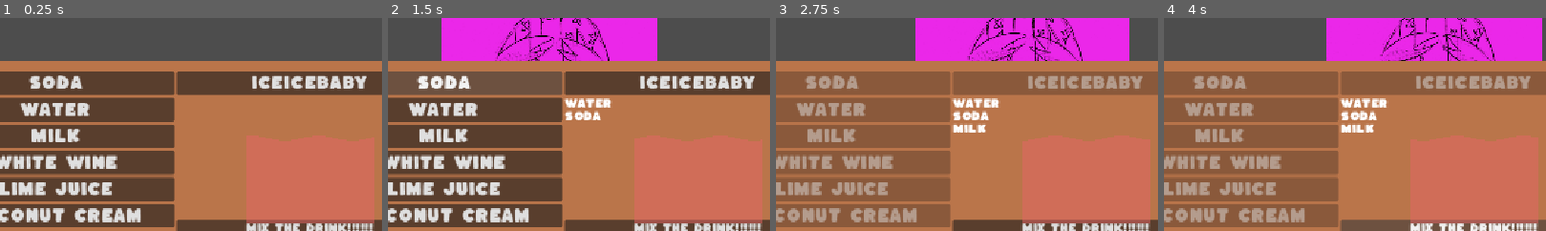
Above: before the commit, frames 1-4 (left to right).
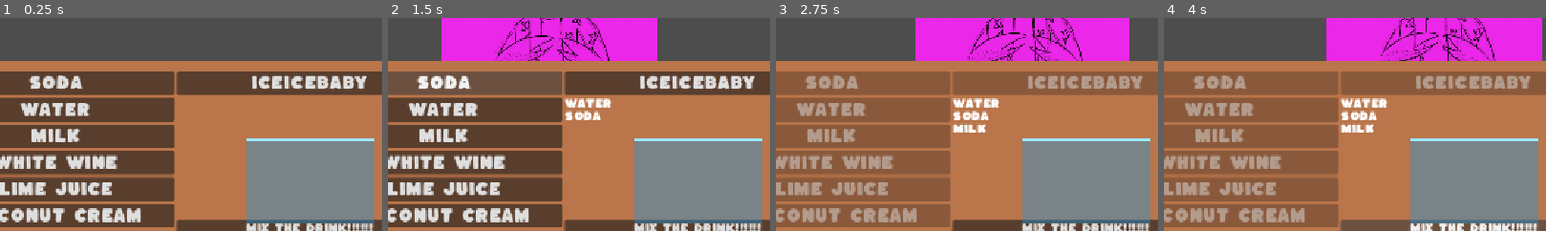
Above: after the commit, the same moments.

Repository: scumpiest/scammy-drink
Game: Godot game, scene res://scenes/crafting/counter_ui.tscn
The game is run twice, just before and just after one commit, with the same random seed, the same clock (stepped at 60 frames per second) and the same inputs. The engine's default icon, where the game draws it, is replaced by a stand-in: a white triangle on a blue panel in a dark square.
Inputs:
- Up to frame 1 (0.25 s): no input
- Up to frame 2 (1.5 s): click "Water" at 0.5 s; click "Soda" at 1.25 s
- Up to frame 3 (2.75 s): click "Milk" at 2 s
- Up to frame 4 (4 s): click "MIX THE DRINK!!!!!!" at 2.75 s; click "MIX THE DRINK!!!!!!" at 3.5 s
The pictures show only the part of the screen within x 10-60%, y 36-86%; the shares and areas given below are measured in that part.

The runs differ from the first frame. In frame 1, 13% of the frame differs, in the area x 64-98%, y 56-97%; in frame 2, 13%; in frame 3, 13%; in frame 4, 13%.

Commit message:
feat: change to different shader

Diff:
--- a/scenes/crafting/counter_ui.tscn
+++ b/scenes/crafting/counter_ui.tscn
@@ -1,7 +1,7 @@
 [gd_scene format=3 uid="uid://omqlt0501aof"]
 
-[ext_resource type="Script" uid="uid://cex85w4jk50o1" path="res://counter_ui.gd" id="1_pblyx"]
-[ext_resource type="PackedScene" uid="uid://baq4fejjo54v3" path="res://scenes/crafting_counter.tscn" id="2_05df7"]
+[ext_resource type="Script" uid="uid://cex85w4jk50o1" path="res://scenes/crafting/counter_ui.gd" id="1_pblyx"]
+[ext_resource type="PackedScene" uid="uid://baq4fejjo54v3" path="res://scenes/crafting/crafting_counter.tscn" id="2_05df7"]
 [ext_resource type="PackedScene" uid="uid://x6l2s2cjh6tm" path="res://scenes/customers/crabby.tscn" id="2_ccn5l"]
 [ext_resource type="AudioStream" uid="uid://x5pn66qvwi4a" path="res://assets/Bossa Nova Beach.mp3" id="4_ccn5l"]
 
--- a/scenes/crafting/crafting_counter.tscn
+++ b/scenes/crafting/crafting_counter.tscn
@@ -9,6 +9,7 @@
 [ext_resource type="PackedScene" uid="uid://c4yt7p2mqsnx6" path="res://scenes/ingredients/buttons/orange_button.tscn" id="6_orange"]
 [ext_resource type="PackedScene" uid="uid://dk3w8f5rqhyn4" path="res://scenes/ingredients/buttons/pineapple_button.tscn" id="7_pineapple"]
 [ext_resource type="PackedScene" uid="uid://bm7v4yatnqkp2" path="res://scenes/ingredients/buttons/strawberry_button.tscn" id="8_strawberry"]
+[ext_resource type="PackedScene" uid="uid://cdfb52o54jm78" path="res://shaders[EXPERIMENTAL]/water.tscn" id="10_3njbq"]
 
 [sub_resource type="StyleBoxFlat" id="StyleBoxFlat_pblyx"]
 bg_color = Color(0.7277993, 0.45740324, 0.2903557, 1)
@@ -131,6 +132,9 @@
 [node name="Strawberry" parent="MarginContainer/HBoxContainer/FruitContainer/HBoxContainer3" unique_id=945151062 instance=ExtResource("8_strawberry")]
 layout_mode = 2
 
+[node name="Water" parent="." unique_id=178643531 instance=ExtResource("10_3njbq")]
+position = Vector2(848, 108)
+
 [node name="GlassIngredients" type="Node" parent="." unique_id=1537012552]
 
 [connection signal="pressed" from="MarginContainer/HBoxContainer/FluidContainer/Soda" to="." method="_on_soda_pressed"]
--- a/shaders[EXPERIMENTAL]/glass.gd
+++ b/shaders[EXPERIMENTAL]/glass.gd
@@ -10,7 +10,9 @@
 @export var float_force: float = 380.0
 @export var water_damp: float = 4.5
 
-var fill_level: float = 0.0
+var current_fill : float = 0.5
+var target_fill : float = 1.0
+
 var pour_speed: float = 0.25
 var base_wave_amp: float = 0.015
 
@@ -20,16 +22,17 @@
 	liquid_rect.material.set_shader_parameter("fill_amount", 0.5)
 
 func _process(delta):
+
 	# pour liquid
-	if Input.is_action_pressed("ui_select"):
-		if fill_level < 1.0:
-			fill_level += pour_speed * delta
-			liquid_rect.material.set_shader_parameter("fill_amount", fill_level)
+	# if Input.is_action_pressed("ui_select"):
+	# 	if current_fill < 1.0:
+	# 		current_fill = lerp(current_fill, target_fill, delta * 5.0)
+	# 		liquid_rect.material.set_shader_parameter("fill_amount", current_fill)
 
-			liquid_rect.material.set_shader_parameter("wave_amplitude", base_wave_amp * 1.5)
-	else:
-		var current_amp = liquid_rect.material.get_shader_parameter("wave_amplitude")
-		liquid_rect.material.set_shader_parameter("wave_amplitude", lerp(current_amp, base_wave_amp, 0.1))
+	# 		liquid_rect.material.set_shader_parameter("wave_amplitude", base_wave_amp * 1.5)
+	# else:
+	var current_amp = liquid_rect.material.get_shader_parameter("wave_amplitude")
+	# 	liquid_rect.material.set_shader_parameter("wave_amplitude", lerp(current_amp, base_wave_amp, 0.1))
 
 func _physics_process(_delta):
 	# apply upward buoyancy to anything in the water area
@@ -58,10 +61,10 @@
 
 	slosh_sfx.play()
 
-	liquid_rect.material.set_shader_parameter("wave_amplitude", 0.05) # Spike amplitude
-	tween.tween_property(liquid_rect.material, "shader_parameter/wave_amplitude", base_wave_amp, 1.2)\
-		.set_trans(Tween.TRANS_SINE)\
-		.set_ease(Tween.EASE_OUT)
+	liquid_rect.material.set_shader_parameter("splash_intensity", 1.0)
+	tween.tween_property(liquid_rect.material, "shader_parameter/splash_intensity", 0.0, 1.5)\
+			.set_trans(Tween.TRANS_SINE)\
+			.set_ease(Tween.EASE_OUT)
 
 # TODO: call this method when switching recipes!
 func change_drink_flavor(new_color: Color):
--- a/shaders[EXPERIMENTAL]/glass.tscn
+++ b/shaders[EXPERIMENTAL]/glass.tscn
@@ -1,7 +1,7 @@
 [gd_scene format=3 uid="uid://cx2xywnut4m6a"]
 
-[ext_resource type="Material" uid="uid://b5gubmax0w5xe" path="res://shaders[EXPERIMENTAL]/liquid_shader.tres" id="1_fvmfx"]
 [ext_resource type="Script" uid="uid://dw31444jtwtd5" path="res://shaders[EXPERIMENTAL]/glass.gd" id="1_ykn3o"]
+[ext_resource type="Material" uid="uid://bwetih5ps8muh" path="res://shaders[EXPERIMENTAL]/water.tres" id="2_7dmx5"]
 [ext_resource type="AudioStream" uid="uid://b58qryyejjiwn" path="res://assets/slosh.mp3" id="3_b8qbv"]
 
 [sub_resource type="RectangleShape2D" id="RectangleShape2D_fvmfx"]
@@ -38,7 +38,7 @@
 position = Vector2(0, -64)
 
 [node name="LiquidRect" type="ColorRect" parent="LiquidMask" unique_id=1488154227]
-material = ExtResource("1_fvmfx")
+material = ExtResource("2_7dmx5")
 offset_right = 100.0
 offset_bottom = 200.0
 scale = Vector2(1.926868, 1.2801067)
--- /dev/null
+++ b/shaders[EXPERIMENTAL]/water.gdshader
@@ -0,0 +1,44 @@
+shader_type canvas_item;
+
+// --- Uniforms (Tweak these in the Inspector) ---
+uniform float fill_amount : hint_range(0.0, 1.0) = 0.5;
+uniform float wave_speed = 3.0;
+uniform float wave_frequency = 10.0;
+uniform float wave_amplitude = 0.05; // Slightly increased for a more noticeable splash
+
+// --- Splash Control ---
+// Set this to 1.0 in your script on splash, then fade it to 0.0 over time
+uniform float splash_intensity : hint_range(0.0, 1.0) = 0.0;
+
+uniform vec4 liquid_color : source_color = vec4(0.2, 0.6, 0.9, 0.8);
+uniform vec4 surface_color : source_color = vec4(0.6, 0.9, 1.0, 1.0);
+uniform float surface_thickness = 0.02;
+
+void fragment() {
+    // 1. Calculate the undulating wave, multiplied by the splash intensity
+    float wave = sin(UV.x * wave_frequency + TIME * wave_speed) * wave_amplitude * splash_intensity;
+
+    // 2. Godot's UV.y goes from 0 (top) to 1 (bottom).
+    // We invert the fill amount so 1.0 is full and 0.0 is empty.
+    float actual_fill = 1.0 - fill_amount;
+    float surface_level = actual_fill + wave;
+
+    // 3. Read the original texture's alpha to act as a mask
+    vec4 tex_color = texture(TEXTURE, UV);
+
+    // 4. Determine pixel color based on its vertical position
+    if (UV.y < surface_level) {
+        // Pixel is above the water line -> make it invisible
+        COLOR.a = 0.0;
+    }
+    else if (UV.y < surface_level + surface_thickness) {
+        // Pixel is exactly at the surface -> draw the rim highlight
+        COLOR = surface_color;
+        COLOR.a *= tex_color.a; // Keep it inside the sprite's shape
+    }
+    else {
+        // Pixel is below the surface -> draw the liquid
+        COLOR = liquid_color;
+        COLOR.a *= tex_color.a; // Keep it inside the sprite's shape
+    }
+}
--- /dev/null
+++ b/shaders[EXPERIMENTAL]/water.tres
@@ -0,0 +1,13 @@
+[gd_resource type="ShaderMaterial" format=3 uid="uid://bwetih5ps8muh"]
+
+[ext_resource type="Shader" uid="uid://hs6jc4m7xgq2" path="res://shaders[EXPERIMENTAL]/water.gdshader" id="1_ferl5"]
+
+[resource]
+shader = ExtResource("1_ferl5")
+shader_parameter/fill_amount = 0.0
+shader_parameter/wave_speed = 3.0
+shader_parameter/wave_frequency = 12.0
+shader_parameter/wave_amplitude = 0.02
+shader_parameter/liquid_color = Color(0.1, 0.6, 0.9, 0.4)
+shader_parameter/surface_color = Color(0.6, 0.9, 1, 1)
+shader_parameter/surface_thickness = 0.02
--- /dev/null
+++ b/shaders[EXPERIMENTAL]/water.tscn
@@ -0,0 +1,10 @@
+[gd_scene format=3 uid="uid://cdfb52o54jm78"]
+
+[ext_resource type="Material" uid="uid://bwetih5ps8muh" path="res://shaders[EXPERIMENTAL]/water.tres" id="1_m5us4"]
+
+[node name="Water" type="Node2D" unique_id=178643531]
+
+[node name="TextureRect" type="TextureRect" parent="." unique_id=1823019843]
+material = ExtResource("1_m5us4")
+offset_right = 320.0
+offset_bottom = 288.0
Not shown, added: shaders[EXPERIMENTAL]/water.gdshader.uid
